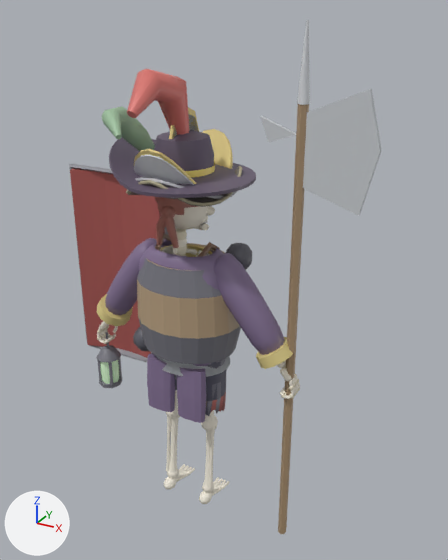
Two versions of the glTF model art/models/skeleton.glb, one commit apart.
One viewpoint serves both versions: a camera (50 mm lens) standing at (1.47, -2.31, 2.49) and looking at (0.02, 0.32, 1.18). The lights are fixed; the arrows at lower left show +X, +Y and +Z. The first picture is the older version. Vertices at exactly the same position are counted once.

The scene before the commit, as lines of its bpy script (objects in view):
```python
me_look0 = bpy.data.meshes.new('look0')
me_look0.from_pydata(...)  # 1801 vertices, 3518 faces; spans x -0.256..0.256, y -0.27..0.27, z 0.602..1.867
me_look0.materials.append(mat_defaultmaterial)
me_look3 = bpy.data.meshes.new('look3')
me_look3.from_pydata(...)  # 3120 vertices, 6080 faces; spans x -0.61..0.56, y -0.33..0.32, z 0.54..2.12
me_look3.materials.append(mat_defaultmaterial_003)
me_skeleton = bpy.data.meshes.new('skeleton')
me_skeleton.from_pydata(...)  # 6348 vertices, 12088 faces; spans x -0.58..0.58, y -0.12..0.15, z 0.0..1.8
me_skeleton.materials.append(mat_defaultmaterial_007)
ob_look0 = bpy.data.objects.new('look0', me_look0)
ob_look0.location = (0.0, 0.0, 0.0)
ob_look3 = bpy.data.objects.new('look3', me_look3)
ob_look3.location = (0.0, 0.0, 0.0)
ob_skeleton = bpy.data.objects.new('skeleton', me_skeleton)
ob_skeleton.location = (0.0, 0.0, 0.0)
# also in view: 'look1' at (0.0, -0.01, 1.22); 'look6' at (-0.03, 0.08, 1.22); 'look5' at (-0.04, 0.02, 1.2); 'look4' at (0.0, 0.01, 1.34)
```
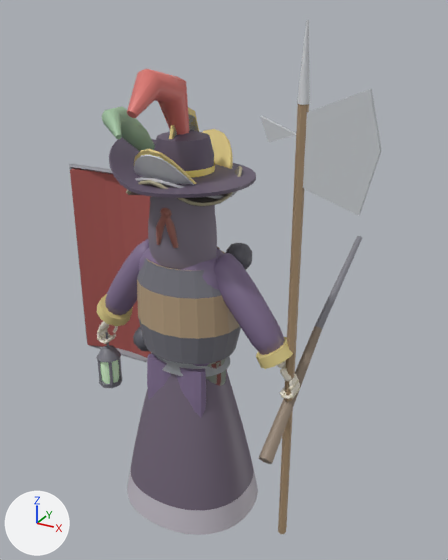
The edits, one by one:
me_look0 has 1801 vertices, 3518 faces and spans x -0.256..0.256, y -0.27..0.27, z 0.602..1.867.
me_look0 is used by ob_look0; location (0.0, 0.0, 0.0).
me_look0 part 1: 827 kept faces spanning x -0.249..0.233, y -0.228..0.156, z 0.602..1.867 get new vertex colours.
Mesh me_look7 is new.
It has 1563 vertices, 3060 faces and spans x -0.37..0.58, y -0.33..0.98, z 0.03..1.96.
It uses material mat_defaultmaterial_007.
Object 'look7' (ob_look7) is new; it shows me_look7.
Its location is (0.0, 0.0, 0.0).

Pixel boxes (x1, y1, x2, y2) of what changed, in the pictures (448 x 560 px):
'look7', added: after (127, 196, 362, 535)
part 1 of me_look0, recoloured: before (164, 197, 226, 401); after (206, 374, 226, 386)
'skeleton', unchanged, covered by the edit: before (97, 206, 300, 504); after (97, 321, 300, 399)
